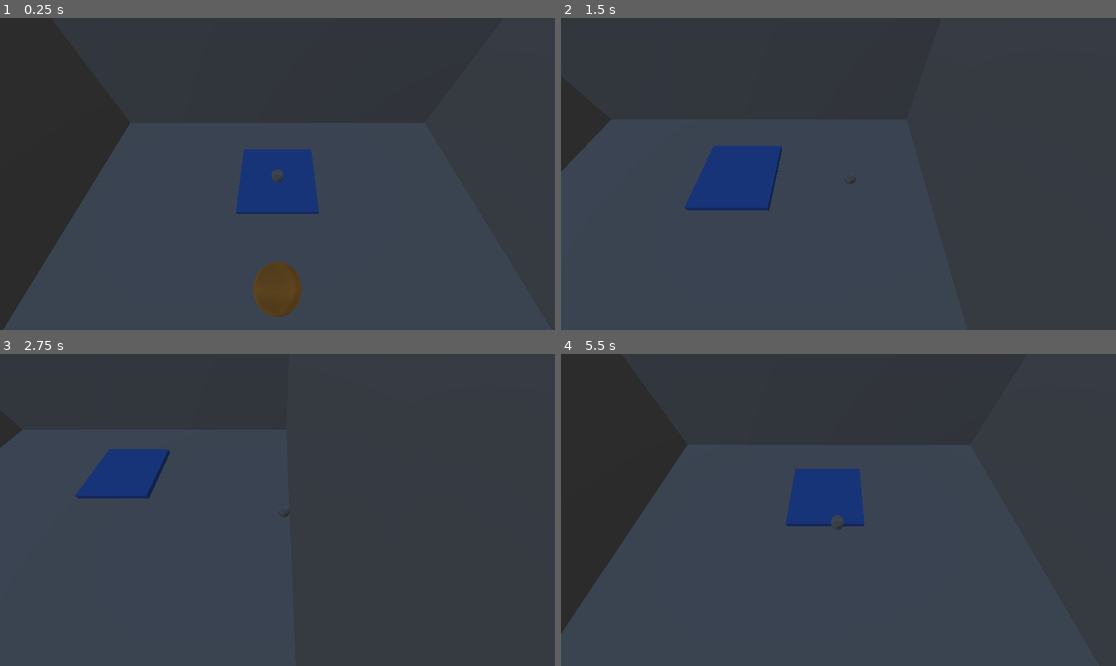
Above: before the commit, frames 1-4 (two rows, left to right).
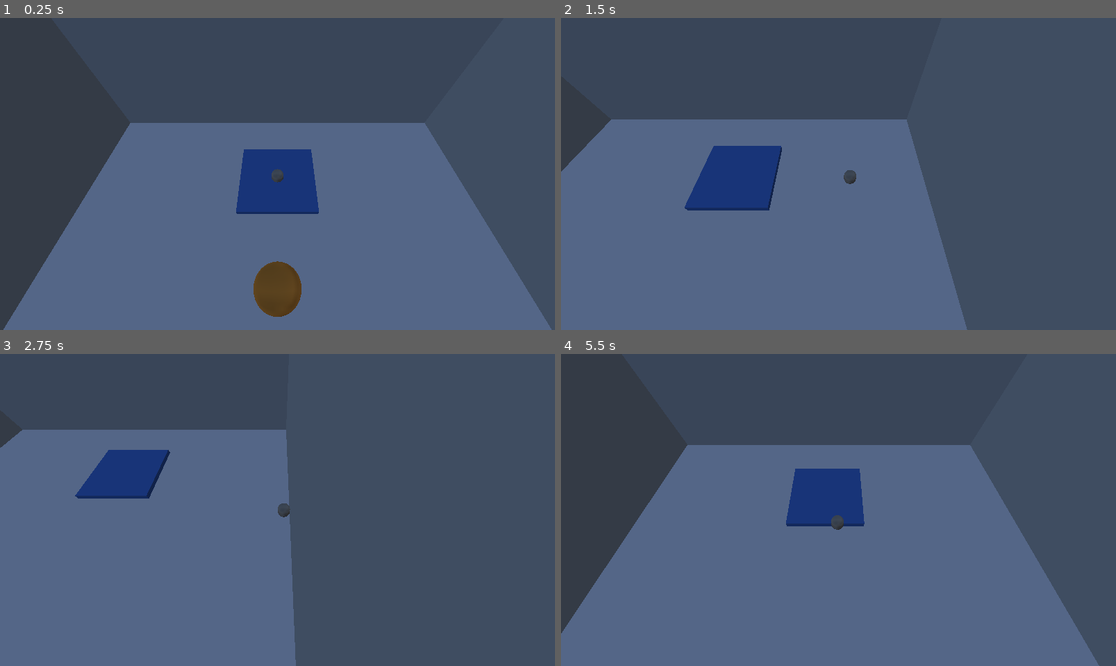
Above: after the commit, the same moments.

Repository: Devansh-Ruia/small-fry
Game: Godot game, scene res://rooms/room_02.tscn
Same seed, same stepped clock (60 frames per second), same inputs: the game is played once before the commit and once after it. This scene is started directly instead of the project's main scene.
Inputs:
- Up to frame 1 (0.25 s): no input
- Up to frame 2 (1.5 s): tap Enter at 0.5 s; hold D (move_right) 0.53-1.28 s; hold Shift (run) 0.53-1.28 s; tap Space (jump) at 0.77 s; hold S (move_back) from 1.28 s (still down); tap Shift (run) at 1.35 s
- Up to frame 3 (2.75 s): tap Space (jump) at 1.52 s; release S (move_back) at 2.03 s; hold D (move_right) from 2.03 s (still down); hold Shift (run) from 2.03 s (still down)
- Up to frame 4 (5.5 s): release D (move_right) at 2.78 s; release Shift (run) at 2.78 s; hold W (move_forward) 2.78-3.53 s; tap Shift (run) at 2.85, 4.35 s; tap Space (jump) at 3.02, 3.77, 4.52 s; hold Shift (run) 3.53-4.28 s; hold A (move_left) 3.53-5.03 s; hold S (move_back) from 5.03 s (still down); hold Shift (run) from 5.03 s (still down)

The runs differ from the first frame. In frame 1, 96% of the frame differs, in the area x 0-100%, y 0-100%; in frame 2, 97%; in frame 3, 98%; in frame 4, 98%.

Commit message:
Update GODOT_CONFIG file sizes and enhance room_02 scene with new materials and structure

Diff:
--- a/rooms/room_02.tscn
+++ b/rooms/room_02.tscn
@@ -19,6 +19,12 @@
 background_mode = 2
 sky = SubResource("Sky")
 ambient_light_source = 3
+
+[sub_resource type="StandardMaterial3D" id="MatFloor"]
+albedo_color = Color(0.82, 0.86, 0.95, 1)
+
+[sub_resource type="StandardMaterial3D" id="MatWall"]
+albedo_color = Color(0.6509804, 0.7254902, 0.81960785, 1)
 
 [sub_resource type="StandardMaterial3D" id="MatGreen"]
 albedo_color = Color(0.2, 0.7, 0.3, 1)
@@ -46,51 +52,73 @@
 transform = Transform3D(1, 0, 0, 0, 1, 0, 0, 0, 1, 0, -0.25, 0)
 use_collision = true
 size = Vector3(8, 0.5, 26)
+material = SubResource("MatFloor")
 
 [node name="WallSouth" type="CSGBox3D" parent="." groups=["occluder"]]
 transform = Transform3D(1, 0, 0, 0, 1, 0, 0, 0, 1, 0, 2, -13)
 use_collision = true
 size = Vector3(8, 4, 0.5)
+material = SubResource("MatWall")
 
 [node name="WallNorth" type="CSGBox3D" parent="." groups=["occluder"]]
 transform = Transform3D(1, 0, 0, 0, 1, 0, 0, 0, 1, 0, 2, 13)
 use_collision = true
 size = Vector3(8, 4, 0.5)
+material = SubResource("MatWall")
 
 [node name="WallWest" type="CSGBox3D" parent="." groups=["occluder"]]
 transform = Transform3D(1, 0, 0, 0, 1, 0, 0, 0, 1, -4, 2, 0)
 use_collision = true
 size = Vector3(0.5, 4, 26)
+material = SubResource("MatWall")
 
 [node name="WallEastSouth" type="CSGBox3D" parent="." groups=["occluder"]]
 transform = Transform3D(1, 0, 0, 0, 1, 0, 0, 0, 1, 4, 2, -6.6)
 use_collision = true
 size = Vector3(0.5, 4, 12.8)
+material = SubResource("MatWall")
 
 [node name="WallEastMid" type="CSGBox3D" parent="." groups=["occluder"]]
 transform = Transform3D(1, 0, 0, 0, 1, 0, 0, 0, 1, 4, 2, 4.6)
 use_collision = true
 size = Vector3(0.5, 4, 8.8)
+material = SubResource("MatWall")
 
 [node name="PocketFloor" type="CSGBox3D" parent="."]
 transform = Transform3D(1, 0, 0, 0, 1, 0, 0, 0, 1, 5, -0.25, 6)
 use_collision = true
 size = Vector3(2, 0.5, 14)
+material = SubResource("MatFloor")
 
 [node name="PocketWallEast" type="CSGBox3D" parent="." groups=["occluder"]]
 transform = Transform3D(1, 0, 0, 0, 1, 0, 0, 0, 1, 6, 2, 6)
 use_collision = true
 size = Vector3(0.5, 4, 14)
+material = SubResource("MatWall")
+
+[node name="PocketWallSouth" type="CSGBox3D" parent="." groups=["occluder"]]
+transform = Transform3D(1, 0, 0, 0, 1, 0, 0, 0, 1, 5, 2, -1)
+use_collision = true
+size = Vector3(2, 4, 0.5)
+material = SubResource("MatWall")
+
+[node name="PocketWallNorth" type="CSGBox3D" parent="." groups=["occluder"]]
+transform = Transform3D(1, 0, 0, 0, 1, 0, 0, 0, 1, 5, 2, 13)
+use_collision = true
+size = Vector3(2, 4, 0.5)
+material = SubResource("MatWall")
 
 [node name="FurnitureA" type="CSGBox3D" parent="." groups=["occluder"]]
 transform = Transform3D(1, 0, 0, 0, 1, 0, 0, 0, 1, -2.5, 1.5, -3)
 use_collision = true
 size = Vector3(3, 3, 3)
+material = SubResource("MatWall")
 
 [node name="FurnitureB" type="CSGBox3D" parent="." groups=["occluder"]]
 transform = Transform3D(1, 0, 0, 0, 1, 0, 0, 0, 1, -2.5, 2, 6)
 use_collision = true
 size = Vector3(3, 4, 3)
+material = SubResource("MatWall")
 
 [node name="StartPad" type="CSGBox3D" parent="."]
 transform = Transform3D(1, 0, 0, 0, 1, 0, 0, 0, 1, 0, 0.05, -11)
Not shown: 1 places in rooms/room_02.tscn that only renumber resources
Not shown, changed: build/web/index.html
Not shown, changed: build/web/index.pck
